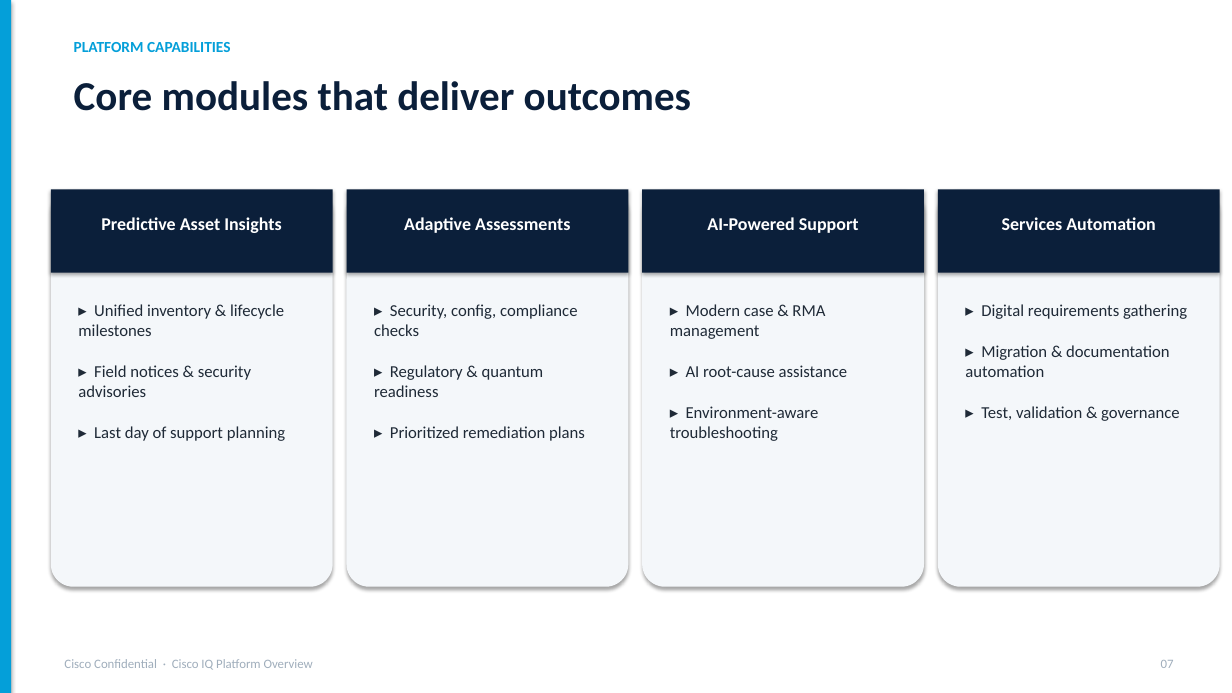
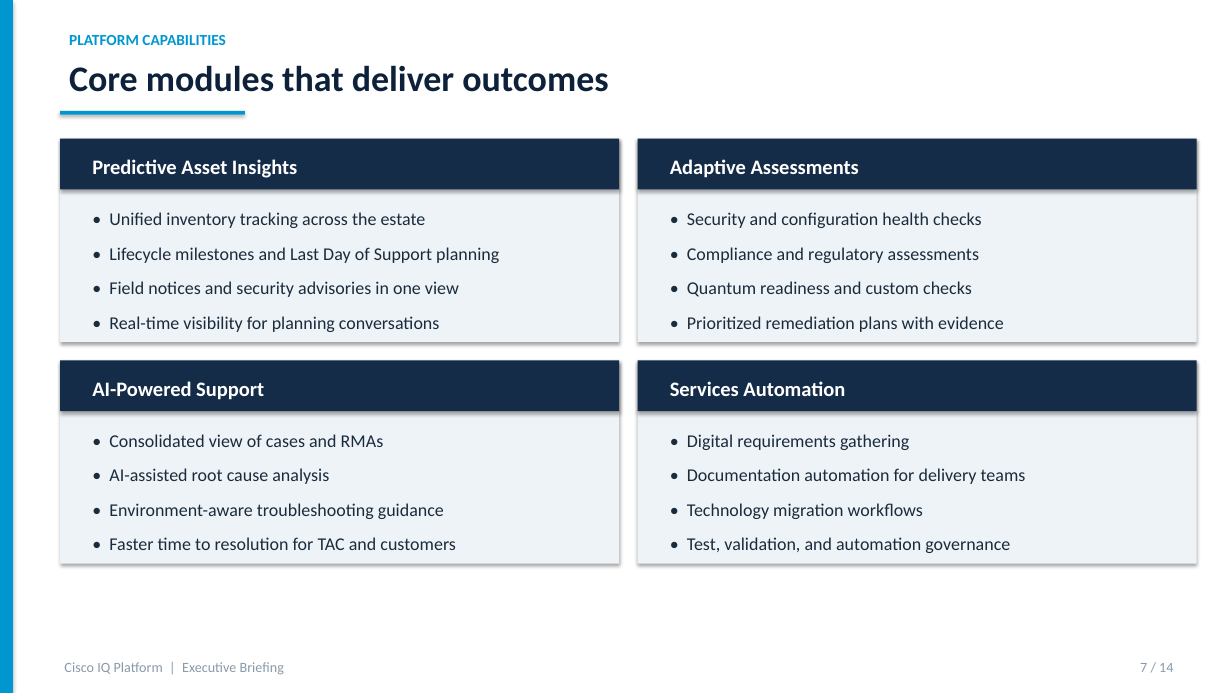
Before and after one commit to Ahmed-Nabhan/mindsparkle, a slide deck: slide 7 of docs/Cisco_IQ_Platform_Executive_Briefing.pptx. Drawn at 1232x693 pixels with LibreOffice and Linux fonts; fonts in the diff are those of the drawing. Boxes give left, top, right and bottom in pixels: in the first picture for what was removed or moved away, otherwise in the second. Text is boxed around its words. In the diff, an @@ line names an element or a change of style, - is before the commit and + after.

```diff
--- a/docs/Cisco_IQ_Platform_Executive_Briefing.pptx
+++ b/docs/Cisco_IQ_Platform_Executive_Briefing.pptx
@@ rectangle at box(0, 0, 13, 693): fill #049FD9 to #0097D0 @@
@@ text "PLATFORM CAPABILITIES" at box(69, 35, 226, 45): text colour #049FD9 to #0097D0 @@
@@ text "Core modules that deliver outcomes": place and size @@
-text "Core modules that deliver outcomes" at box(74, 81, 691, 111)
+text "Core modules that deliver outcomes" at box(69, 65, 608, 92)
@@ text "Core modules that deliver outcomes" at box(69, 65, 608, 92): size 32 to 28 pt, text colour #0B1F3A to #0D223A @@
@@ rectangle added at box(60, 111, 245, 115), fill #0097D0 @@
@@ rectangle: place and size @@
-rectangle at box(51, 189, 333, 273)
+rectangle at box(60, 139, 619, 342)
@@ rectangle added at box(60, 139, 619, 189), fill #142C47 @@
@@ rectangle: place and size @@
-rectangle at box(347, 189, 628, 273)
+rectangle at box(638, 139, 1197, 342)
@@ rectangle added at box(638, 139, 1197, 189), fill #142C47 @@
@@ text "Predictive Asset Insights": place and size @@
-text "Predictive Asset Insights" at box(101, 217, 281, 233)
+text "Predictive Asset Insights" at box(92, 159, 297, 178)
@@ text "Adaptive Assessments": place and size @@
-text "Adaptive Assessments" at box(404, 217, 570, 233)
+text "Adaptive Assessments" at box(670, 159, 859, 178)
@@ rounded rectangle removed at box(51, 189, 333, 587) @@
@@ rounded rectangle removed at box(347, 189, 628, 587) @@
@@ rounded rectangle removed at box(642, 189, 924, 587) @@
@@ rounded rectangle removed at box(938, 189, 1220, 587) @@
@@ text added at box(109, 212, 499, 332), 14 pt, text #1A2B3C @@
+• Unified inventory tracking across the estate
+• Lifecycle milestones and Last Day of Support planning
+• Field notices and security advisories in one view
+• Real-time visibility for planning conversations
@@ text added at box(687, 212, 1004, 332), 14 pt, text #1A2B3C @@
+• Security and configuration health checks
+• Compliance and regulatory assessments
+• Quantum readiness and custom checks
+• Prioritized remediation plans with evidence
@@ text removed at box(78, 304, 285, 441) @@
-▸ Unified inventory & lifecycle milestones
-▸ Field notices & security advisories
-▸ Last day of support planning
@@ text removed at box(374, 304, 585, 441) @@
-▸ Security, config, compliance checks
-▸ Regulatory & quantum readiness
-▸ Prioritized remediation plans
@@ text removed at box(670, 304, 848, 441) @@
-▸ Modern case & RMA management
-▸ AI root-cause assistance
-▸ Environment-aware troubleshooting
@@ rectangle: place and size @@
-rectangle at box(642, 189, 924, 273)
+rectangle at box(60, 360, 619, 564)
@@ rectangle added at box(60, 360, 619, 411), fill #142C47 @@
@@ text "AI-Powered Support": place and size @@
-text "AI-Powered Support" at box(707, 217, 859, 233)
+text "AI-Powered Support" at box(92, 381, 264, 400)
@@ fill #0B1F3A to #EEF3F8 in 4 elements at box(60, 139, 619, 342), box(638, 139, 1197, 342), box(60, 360, 619, 564), box(638, 360, 1197, 564) @@
@@ rectangle: place and size @@
-rectangle at box(938, 189, 1220, 273)
+rectangle at box(638, 360, 1197, 564)
@@ rectangle added at box(638, 360, 1197, 411), fill #142C47 @@
@@ size 14 to 16 pt; alignment centre to left in 4 elements at box(92, 159, 297, 178), box(670, 159, 859, 178), box(92, 381, 264, 400), box(670, 381, 845, 396) @@
@@ text "Services Automation": place and size @@
-text "Services Automation" at box(1002, 217, 1156, 230)
+text "Services Automation" at box(670, 381, 845, 396)
@@ text added at box(109, 434, 456, 550), 14 pt, text #1A2B3C @@
+• Consolidated view of cases and RMAs
+• AI-assisted root cause analysis
+• Environment-aware troubleshooting guidance
+• Faster time to resolution for TAC and customers
@@ text at box(687, 434, 1026, 553): text changed; size 13 to 14 pt; text colour #1F2A37 to #1A2B3C @@
-▸ Digital requirements gathering
-▸ Migration & documentation automation
-▸ Test, validation & governance
+• Digital requirements gathering
+• Documentation automation for delivery teams
+• Technology migration workflows
+• Test, validation, and automation governance
@@ text at box(64, 662, 284, 675): text changed; size 10 to 11 pt; text colour #A0AEBC to #8A9AAA @@
-Cisco Confidential · Cisco IQ Platform Overview
+Cisco IQ Platform | Executive Briefing
@@ text added at box(1140, 663, 1173, 672), 11 pt, text #8A9AAA @@
+7 / 14
@@ text removed at box(1161, 660, 1174, 668) @@
-07
```
Also in this commit, not shown: 13 other slides changed, 5 other files.
